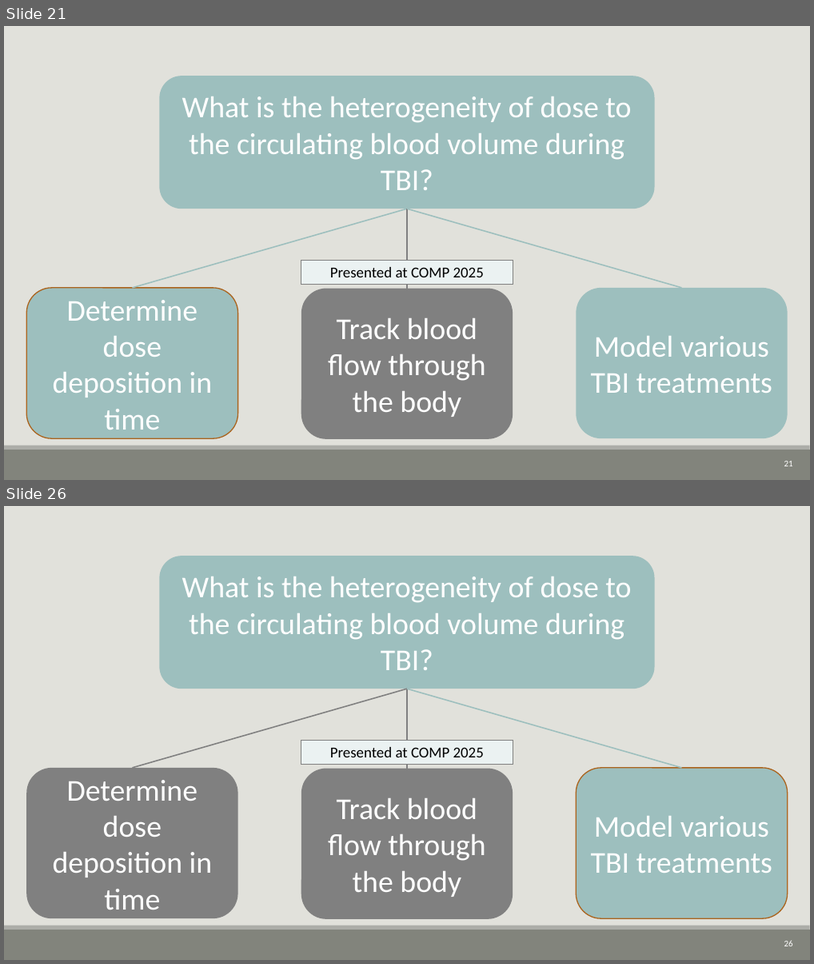
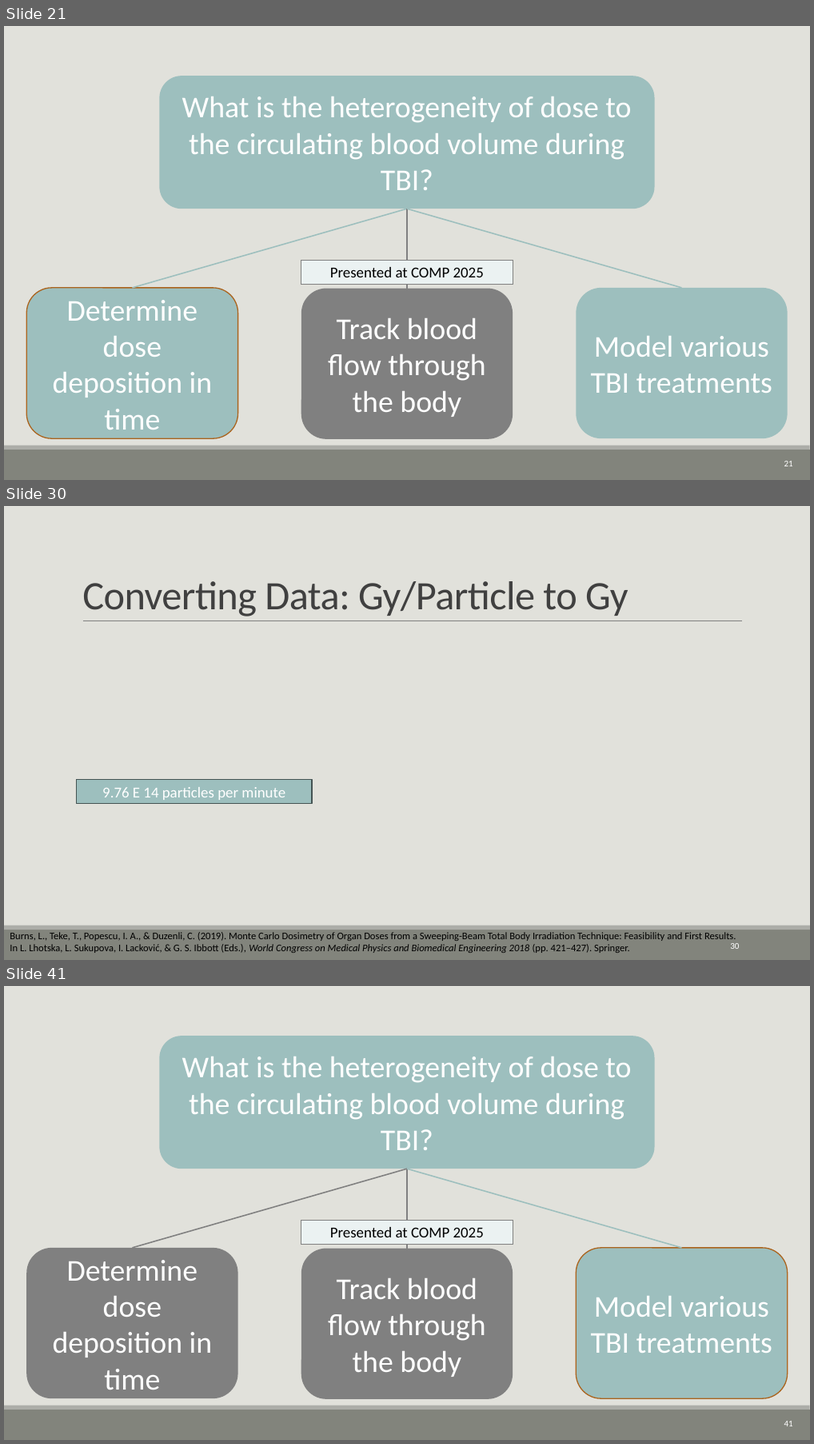
Before and after one commit to CNorthwayMedPhys/Full-Body-Flow-Model-Project, a slide deck: Working Documents/11.25_Committee Meeting.pptx. Shown one above the other, each under a label of ours: slides 21 and 26 before the commit, slides 21, 30 and 41 after it; the slides between them are not shown. The pictures are 814x964 and 814x1444 pixels, drawn with LibreOffice and Linux fonts; fonts in the diff are those of the drawing; grey boxes stand for pictures. Boxes give left, top, right and bottom in pixels: in the first picture for what was removed or moved away, otherwise in the second. Text is boxed around its words. In the diff, an @@ line names an element or a change of style, - is before the commit and + after.

```diff
--- a/Working Documents/11.25_Committee Meeting.pptx
+++ b/Working Documents/11.25_Committee Meeting.pptx
@@ slide 30 added at bbox=[4, 506, 810, 960], background #E1E1DB; not listed: 2 template elements that a slide beside it also shows @@
@@ title added at bbox=[82, 581, 628, 616], 48 pt, text #404040 @@
+Converting Data: Gy/Particle to Gy
@@ line added from (83, 621) to (742, 621), #808080 0.5 pt @@
@@ rectangle added at bbox=[77, 779, 312, 804], fill #9DBFBE, outline #455453 1.25 pt, 18 pt, text #FFFFFF @@
+9.76 E 14 particles per minute
@@ text added at bbox=[10, 932, 737, 952], 12 pt, text #000000 @@
+Burns, L., Teke, T., Popescu, I. A., & Duzenli, C. (2019). Monte Carlo Dosimetry of Organ Doses from a Sweeping-Beam Total Body Irradiation Technique: Feasibility and First Results. In L. Lhotska, L. Sukupova, I. Lacković, & G. S. Ibbott (Eds.), World Congress on Medical Physics and Biomedical Engineering 2018 (pp. 421–427). Springer.
@@ page number added at bbox=[730, 943, 739, 948], 10.5 pt, text #FFFFFF @@
+30
@@ what was slide 26 is now slide 41 @@
@@ page number at bbox=[785, 1420, 794, 1426]: text changed @@
-26
+41
```
Also in this commit, not shown: 8 slides changed, 16 other slides added, 2 slides removed.
